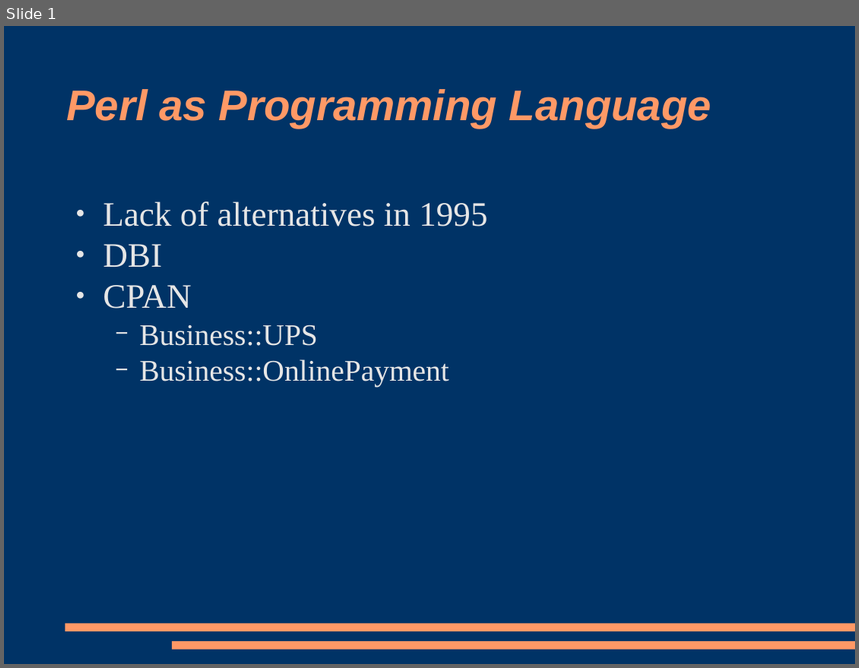
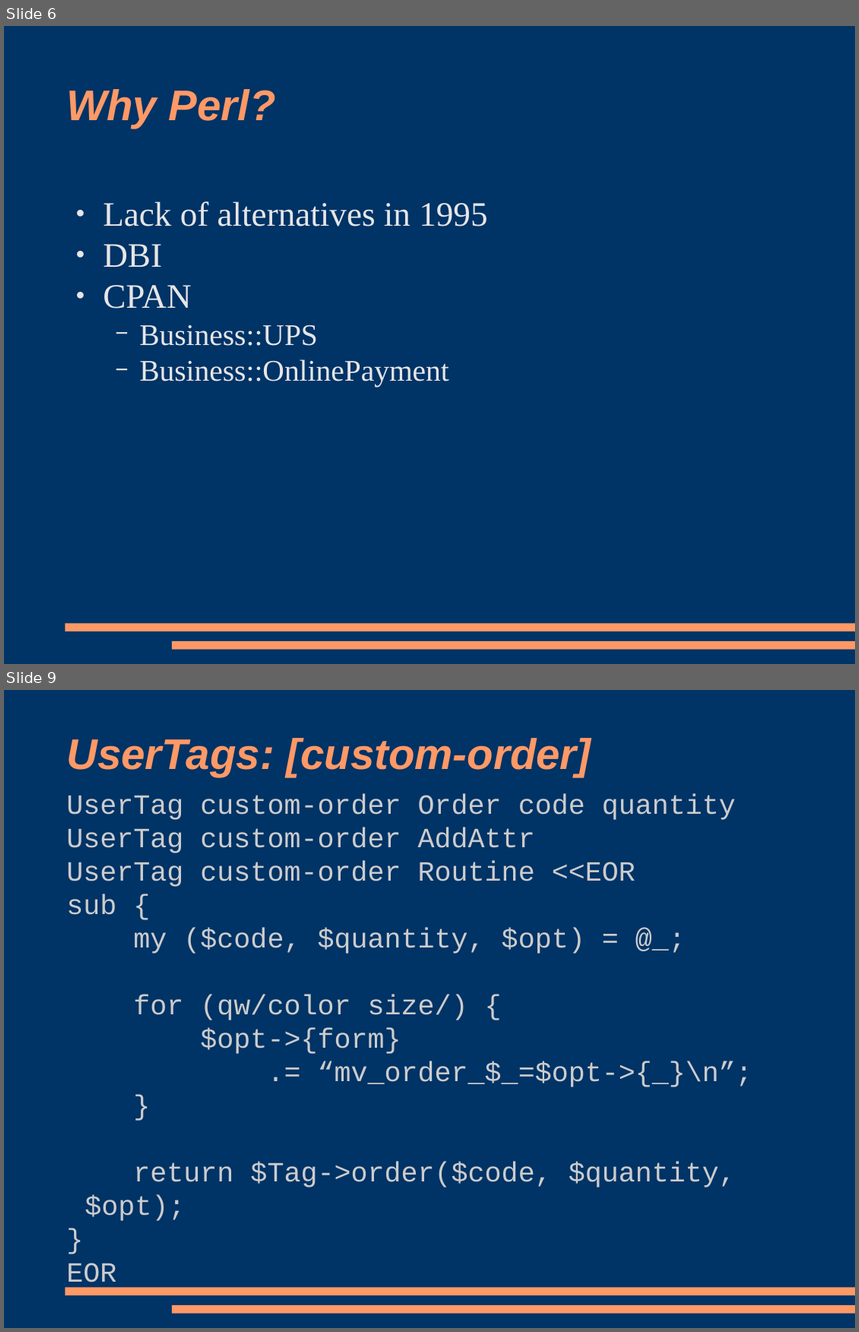
Before and after one commit to racke/Presentations, a slide deck: yapc2008/interchange.odp. Shown one above the other, each under a label of ours: slide 1 before the commit, slides 6 and 9 after it; the slides between them are not shown. The pictures are 859x668 and 859x1332 pixels, drawn with LibreOffice and Linux fonts; fonts in the diff are those of the drawing. Boxes give left, top, right and bottom in pixels: in the first picture for what was removed or moved away, otherwise in the second. Text is boxed around its words. In the diff, an @@ line names an element or a change of style, - is before the commit and + after.

```diff
--- a/yapc2008/interchange.odp
+++ b/yapc2008/interchange.odp
@@ slide 9 added at bbox=[4, 690, 855, 1328], background #003366; not listed: 2 template elements that a slide beside it also shows @@
@@ title added at bbox=[66, 738, 591, 777], 40 pt, text #FF9966, bold, italic @@
+UserTags: [custom-order]
@@ subtitle added at bbox=[66, 794, 753, 1290], 26 pt, text #CCCCCC @@
+UserTag custom-order Order code quantity
+UserTag custom-order AddAttr
+UserTag custom-order Routine <<EOR
+sub {
+my ($code, $quantity, $opt) = @_;
+for (qw/color size/) {
+$opt->{form}
+.= “mv_order_$_=$opt->{_}\n”;
+}
+return $Tag->order($code, $quantity, $opt);
+}
+EOR
@@ what was slide 1 is now slide 6 @@
@@ slide 6 changed as well @@
@@ title at bbox=[66, 89, 276, 128]: text changed @@
-Perl as Programming Language
+Why Perl?
```
Also in this commit, not shown: 12 other slides added, 1 slide removed, 1 other file.
